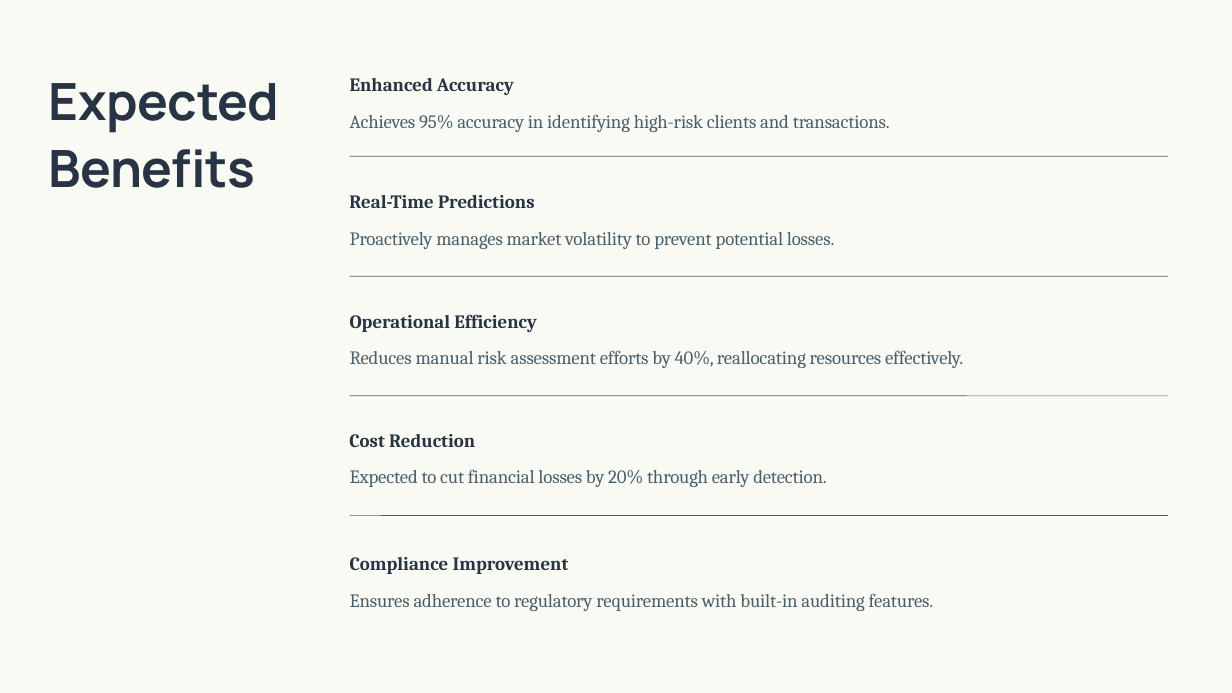
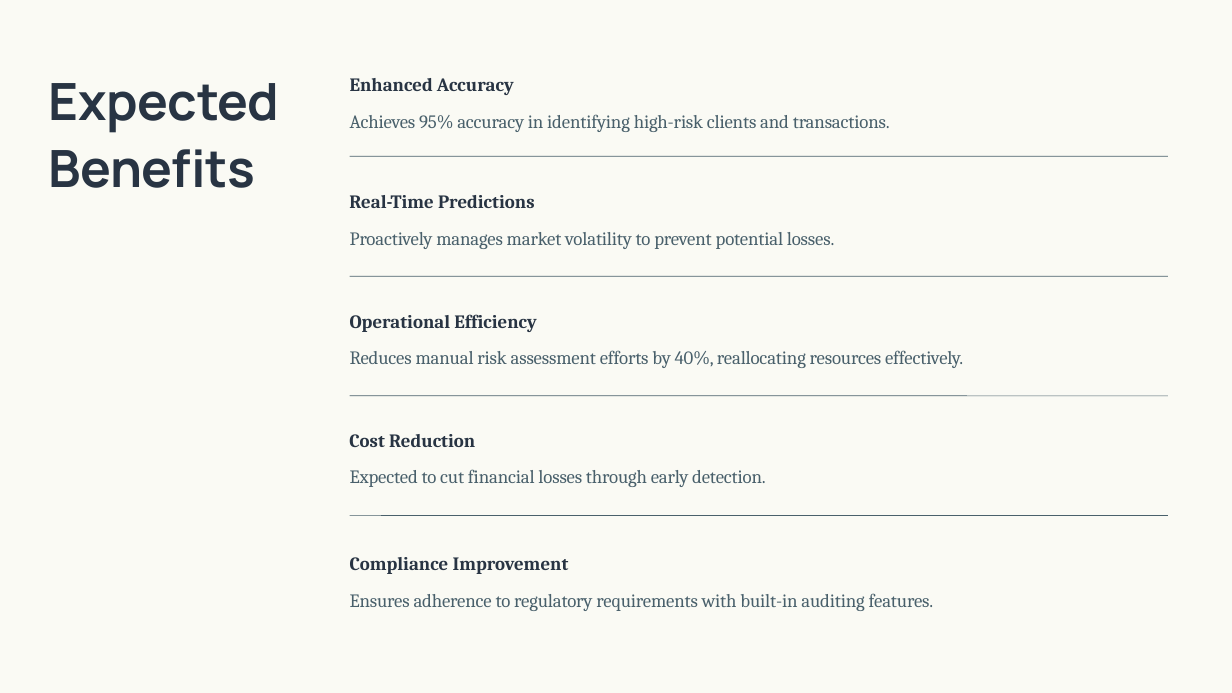
Before and after one commit to parinitasingh2101/Nebula9.ai-Business-Analyst-Assignment, a slide deck: slide 6 of Parinita Singh - Business Analyst Presentation.pptx. Drawn at 1232x693 pixels with LibreOffice and Linux fonts; fonts in the diff are those of the drawing. Boxes give left, top, right and bottom in pixels: in the first picture for what was removed or moved away, otherwise in the second. Text is boxed around its words. In the diff, an @@ line names an element or a change of style, - is before the commit and + after.

```diff
--- a/Parinita Singh - Business Analyst Presentation.pptx
+++ b/Parinita Singh - Business Analyst Presentation.pptx
@@ text at [350,469,766,487]: text changed @@
-Expected to cut financial losses by 20% through early detection.
+Expected to cut financial losses through early detection.
```
